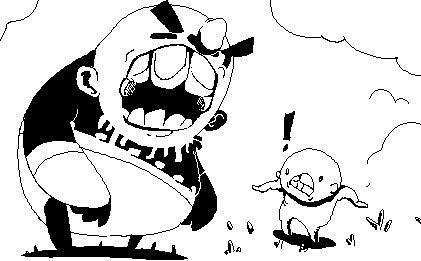
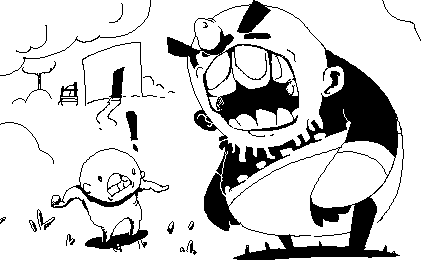
Revision of a layered 421 × 261 image; what changed, layer by layer:
added layer "Layer 10" above "Layer 9" over 16, 3, 379, 247
painted on "Layer 9" over 0, 0, 421, 260
painted on "Layer 5" over 15, 0, 406, 260
painted on "Layer 8" over 46, 171, 375, 255
painted on "Layer 7" over 53, 111, 368, 249
painted on "Layer 3" over 0, 89, 421, 255
